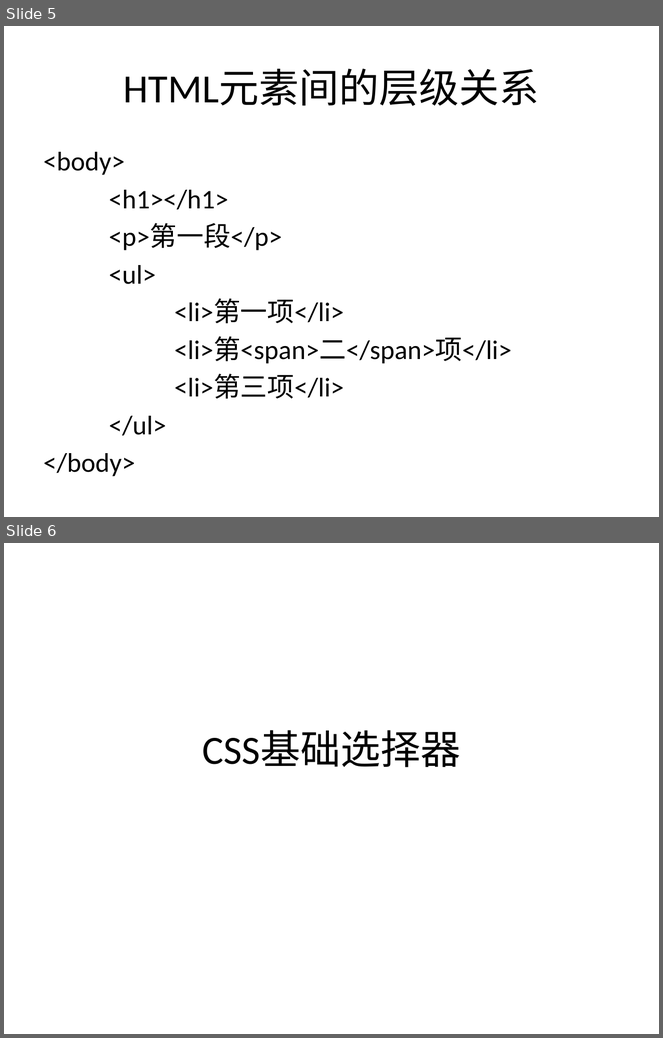
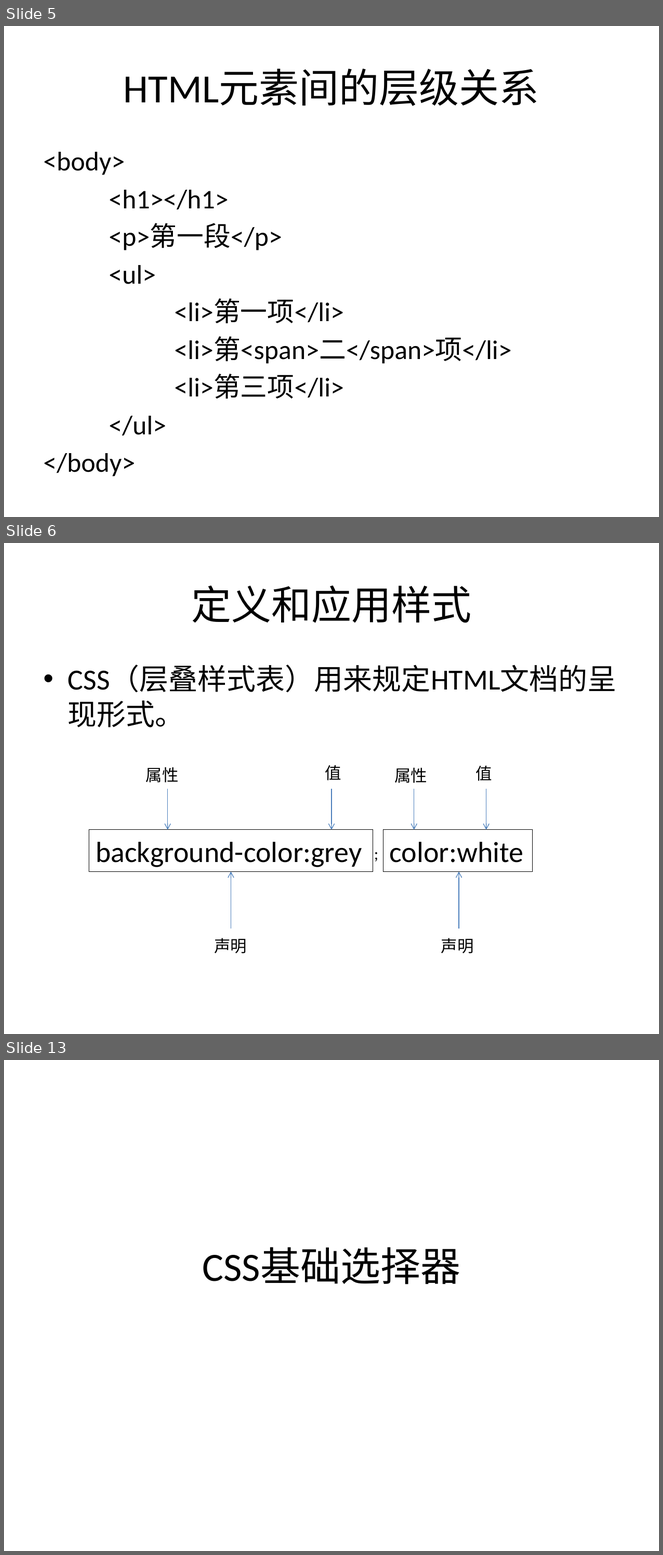
Before and after one commit to sans123wx/class, a slide deck: 网页设计与制作/课件/4/css选择器.pptx. Shown one above the other, each under a label of ours: slides 5 and 6 before the commit, slides 5, 6 and 13 after it; the slides between them are not shown. The pictures are 663x1038 and 663x1555 pixels, drawn with LibreOffice and Linux fonts; fonts in the diff are those of the drawing. Boxes give left, top, right and bottom in pixels: in the first picture for what was removed or moved away, otherwise in the second. Text is boxed around its words. In the diff, an @@ line names an element or a change of style, - is before the commit and + after.

```diff
--- a/网页设计与制作/课件/4/css选择器.pptx
+++ b/网页设计与制作/课件/4/css选择器.pptx
@@ slide 6 added at (4,543,659,1034), background #FFFFFF @@
@@ title added at (191,586,471,623), 44 pt, text #000000 @@
+定义和应用样式
@@ text added at (68,665,617,728), 32 pt, text #000000 @@
+• CSS（层叠样式表）用来规定HTML文档的呈现形式。
@@ text added at (146,767,179,783), 18 pt, text #000000 @@
+属性
@@ text added at (325,765,342,781), 18 pt, text #000000 @@
+值
@@ text added at (395,768,427,783), 18 pt, text #000000 @@
+属性
@@ text added at (476,766,493,781), 18 pt, text #000000 @@
+值
@@ arrow added from (168, 788) to (168, 830), #4B7EBC 0.75 pt @@
@@ arrow added from (332, 788) to (332, 830), #4B7EBC 0.75 pt @@
@@ arrow added from (414, 788) to (414, 830), #4B7EBC 0.75 pt @@
@@ arrow added from (486, 788) to (486, 830), #4B7EBC 0.75 pt @@
@@ rectangle added at (89,830,373,872), outline #000000 0.75 pt, 32 pt, text #000000 @@
+background-color:grey
@@ rectangle added at (384,830,533,872), outline #000000 0.75 pt, 32 pt, text #000000 @@
+color:white
@@ text added at (367,840,384,866), 18 pt, text #000000 @@
+;
@@ arrow added from (231, 929) to (231, 872), #4B7EBC 0.75 pt @@
@@ arrow added from (460, 929) to (460, 872), #4B7EBC 0.75 pt @@
@@ text added at (214,938,247,954), 18 pt, text #000000 @@
+声明
@@ text added at (441,938,474,954), 18 pt, text #000000 @@
+声明
@@ what was slide 6 is now slide 13 @@
```
Also in this commit, not shown: 6 other slides added, 4 other files.
